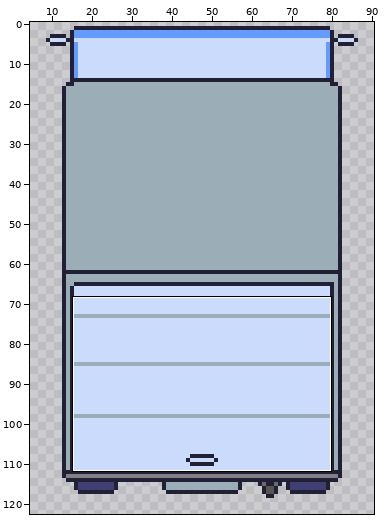
Two versions of one pixel-art file, sprites/truck.ase. The first picture is a wide view before the edit; the outline marks the close-up.
Close-up. Earlier state:
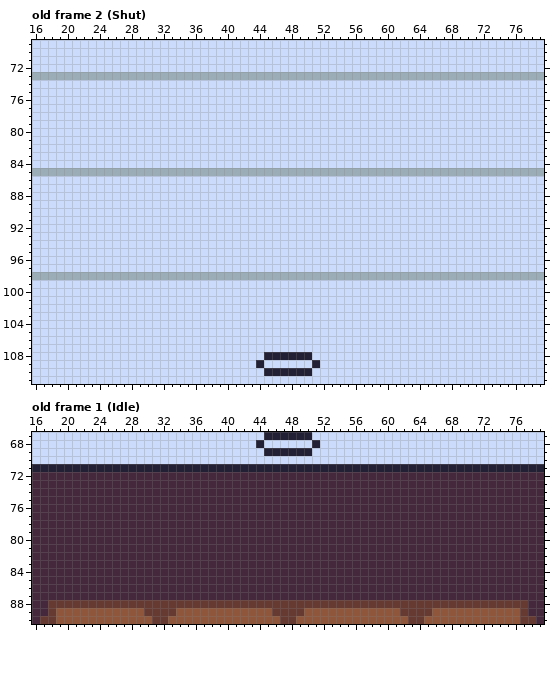
96x128 pixels, 8 frames. Shown: old frame 2 (Shut): x 16..79, y 69..111; old frame 1 (Idle): x 16..79, y 67..90. The wide view leaves out empty margins. The commit also changed other frames or places, which this record leaves out.
After:
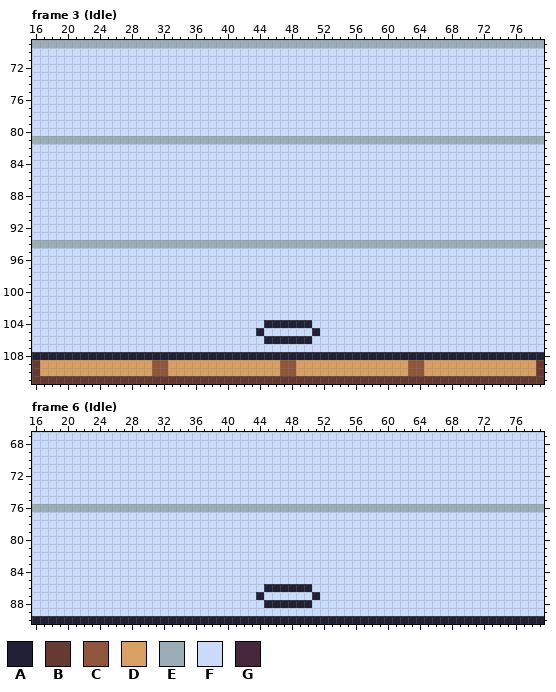
Palette (. is transparent): A #222034  B #663931  C #8f563b  D #d9a066  E #9badb7  F #cbdbfc  G #45283c
A new or re-ordered frame is compared with the old frame closest to it.
The commit says: Start animating truck
Changes in this commit:
frames 8 -> 26
layer "Layer 2" added
Changed rows in their new state; - is an unchanged pixel.
Frame 3 (Idle) is new; against old frame 2 (Shut), layers "Layer 2", "Layer 1":
first column x 16:
 69 EEEEEEEEEEEEEEEEEEEEEEEEEEEEEEEEEEEEEEEEEEEEEEEEEEEEEEEEEEEEEEEE
first column x 16:
 73 FFFFFFFFFFFFFFFFFFFFFFFFFFFFFFFFFFFFFFFFFFFFFFFFFFFFFFFFFFFFFFFF
first column x 16:
 81 EEEEEEEEEEEEEEEEEEEEEEEEEEEEEEEEEEEEEEEEEEEEEEEEEEEEEEEEEEEEEEEE
first column x 16:
 85 FFFFFFFFFFFFFFFFFFFFFFFFFFFFFFFFFFFFFFFFFFFFFFFFFFFFFFFFFFFFFFFF
first column x 16:
 94 EEEEEEEEEEEEEEEEEEEEEEEEEEEEEEEEEEEEEEEEEEEEEEEEEEEEEEEEEEEEEEEE
first column x 16:
 98 FFFFFFFFFFFFFFFFFFFFFFFFFFFFFFFFFFFFFFFFFFFFFFFFFFFFFFFFFFFFFFFF
first column x 16:
104 -----------------------------AAAAAA-----------------------------
105 ----------------------------A------A----------------------------
106 -----------------------------AAAAAA-----------------------------
108 AAAAAAAAAAAAAAAAAAAAAAAAAAAAA------AAAAAAAAAAAAAAAAAAAAAAAAAAAAA
109 BDDDDDDDDDDDDDDCCDDDDDDDDDDDDDDCCDDDDDDDDDDDDDDCCDDDDDDDDDDDDDDB
110 BDDDDDDDDDDDDDDCCDDDDDDDDDDDDDDCCDDDDDDDDDDDDDDCCDDDDDDDDDDDDDDB
111 BBBBBBBBBBBBBBBBBBBBBBBBBBBBBBBBBBBBBBBBBBBBBBBBBBBBBBBBBBBBBBBB
Frame 6 (Idle) is new; against old frame 1 (Idle), layer "Layer 2":
first column x 16:
67 -----------------------------FFFFFF-----------------------------
68 ----------------------------F------F----------------------------
69 -----------------------------FFFFFF-----------------------------
71 FFFFFFFFFFFFFFFFFFFFFFFFFFFFFFFFFFFFFFFFFFFFFFFFFFFFFFFFFFFFFFFF
72 FFFFFFFFFFFFFFFFFFFFFFFFFFFFFFFFFFFFFFFFFFFFFFFFFFFFFFFFFFFFFFFF
73 FFFFFFFFFFFFFFFFFFFFFFFFFFFFFFFFFFFFFFFFFFFFFFFFFFFFFFFFFFFFFFFF
74 FFFFFFFFFFFFFFFFFFFFFFFFFFFFFFFFFFFFFFFFFFFFFFFFFFFFFFFFFFFFFFFF
75 FFFFFFFFFFFFFFFFFFFFFFFFFFFFFFFFFFFFFFFFFFFFFFFFFFFFFFFFFFFFFFFF
76 EEEEEEEEEEEEEEEEEEEEEEEEEEEEEEEEEEEEEEEEEEEEEEEEEEEEEEEEEEEEEEEE
77 FFFFFFFFFFFFFFFFFFFFFFFFFFFFFFFFFFFFFFFFFFFFFFFFFFFFFFFFFFFFFFFF
78 FFFFFFFFFFFFFFFFFFFFFFFFFFFFFFFFFFFFFFFFFFFFFFFFFFFFFFFFFFFFFFFF
79 FFFFFFFFFFFFFFFFFFFFFFFFFFFFFFFFFFFFFFFFFFFFFFFFFFFFFFFFFFFFFFFF
80 FFFFFFFFFFFFFFFFFFFFFFFFFFFFFFFFFFFFFFFFFFFFFFFFFFFFFFFFFFFFFFFF
81 FFFFFFFFFFFFFFFFFFFFFFFFFFFFFFFFFFFFFFFFFFFFFFFFFFFFFFFFFFFFFFFF
82 FFFFFFFFFFFFFFFFFFFFFFFFFFFFFFFFFFFFFFFFFFFFFFFFFFFFFFFFFFFFFFFF
83 FFFFFFFFFFFFFFFFFFFFFFFFFFFFFFFFFFFFFFFFFFFFFFFFFFFFFFFFFFFFFFFF
84 FFFFFFFFFFFFFFFFFFFFFFFFFFFFFFFFFFFFFFFFFFFFFFFFFFFFFFFFFFFFFFFF
85 FFFFFFFFFFFFFFFFFFFFFFFFFFFFFFFFFFFFFFFFFFFFFFFFFFFFFFFFFFFFFFFF
86 FFFFFFFFFFFFFFFFFFFFFFFFFFFFFAAAAAAFFFFFFFFFFFFFFFFFFFFFFFFFFFFF
87 FFFFFFFFFFFFFFFFFFFFFFFFFFFFAFFFFFFAFFFFFFFFFFFFFFFFFFFFFFFFFFFF
88 FFFFFFFFFFFFFFFFFFFFFFFFFFFFFAAAAAAFFFFFFFFFFFFFFFFFFFFFFFFFFFFF
89 FFFFFFFFFFFFFFFFFFFFFFFFFFFFFFFFFFFFFFFFFFFFFFFFFFFFFFFFFFFFFFFF
90 AAAAAAAAAAAAAAAAAAAAAAAAAAAAAAAAAAAAAAAAAAAAAAAAAAAAAAAAAAAAAAAA
